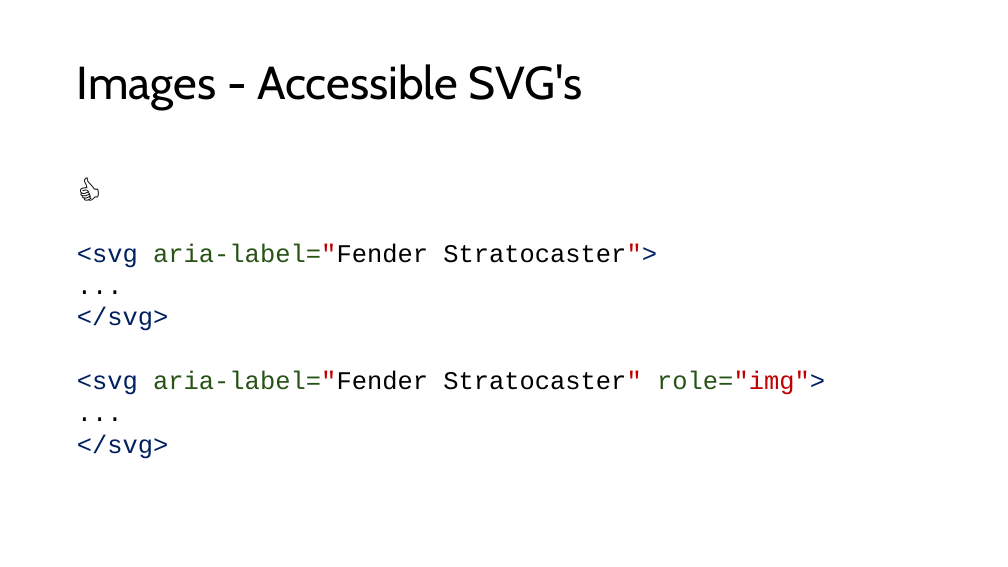
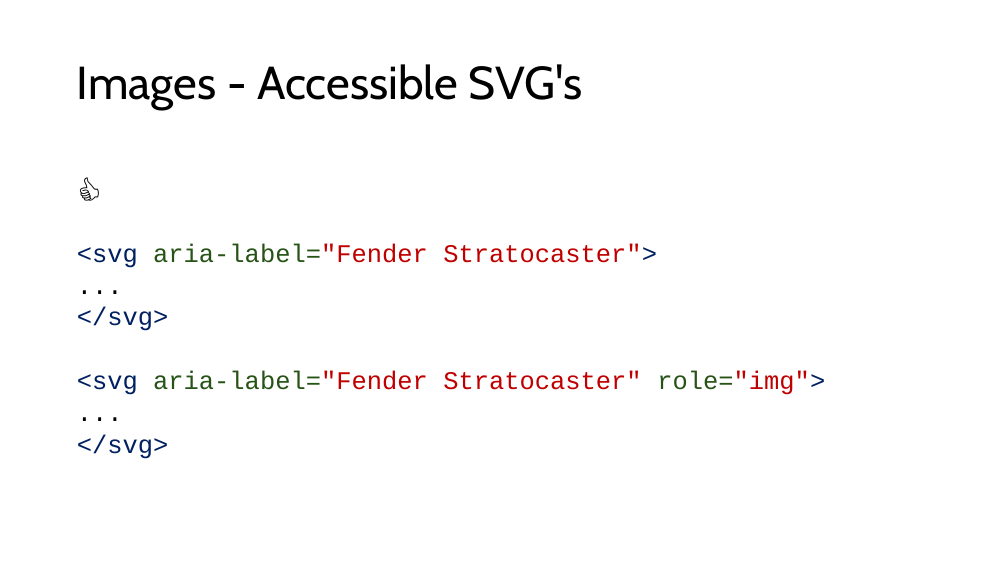
Before and after one commit to aykut-rocks/web-frontend-accessibility-training, a slide deck: slide 40 of Web-Frontend-Accessibility-03.pptx. Drawn at 1008x567 pixels with LibreOffice and Linux fonts; fonts in the diff are those of the drawing. Boxes give left, top, right and bottom in pixels: in the first picture for what was removed or moved away, otherwise in the second. Text is boxed around its words. In the diff, an @@ line names an element or a change of style, - is before the commit and + after.

```diff
--- a/Web-Frontend-Accessibility-03.pptx
+++ b/Web-Frontend-Accessibility-03.pptx
@@ text at (77, 243, 825, 395): text colour #000000 to #C00000 in "aria-label="Fender Stratocaster">", "aria-label="Fender Stratocaster"" @@
```
Also in this commit, not shown: 2 other files.
